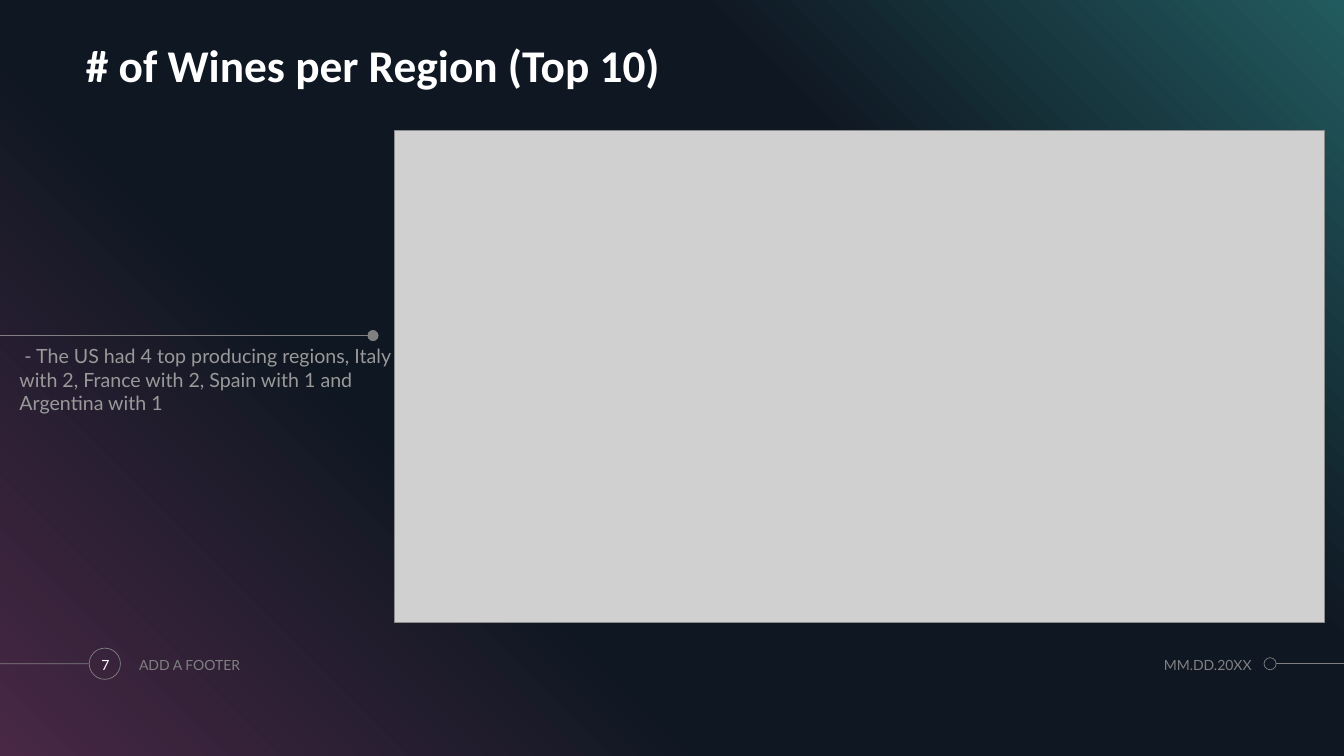
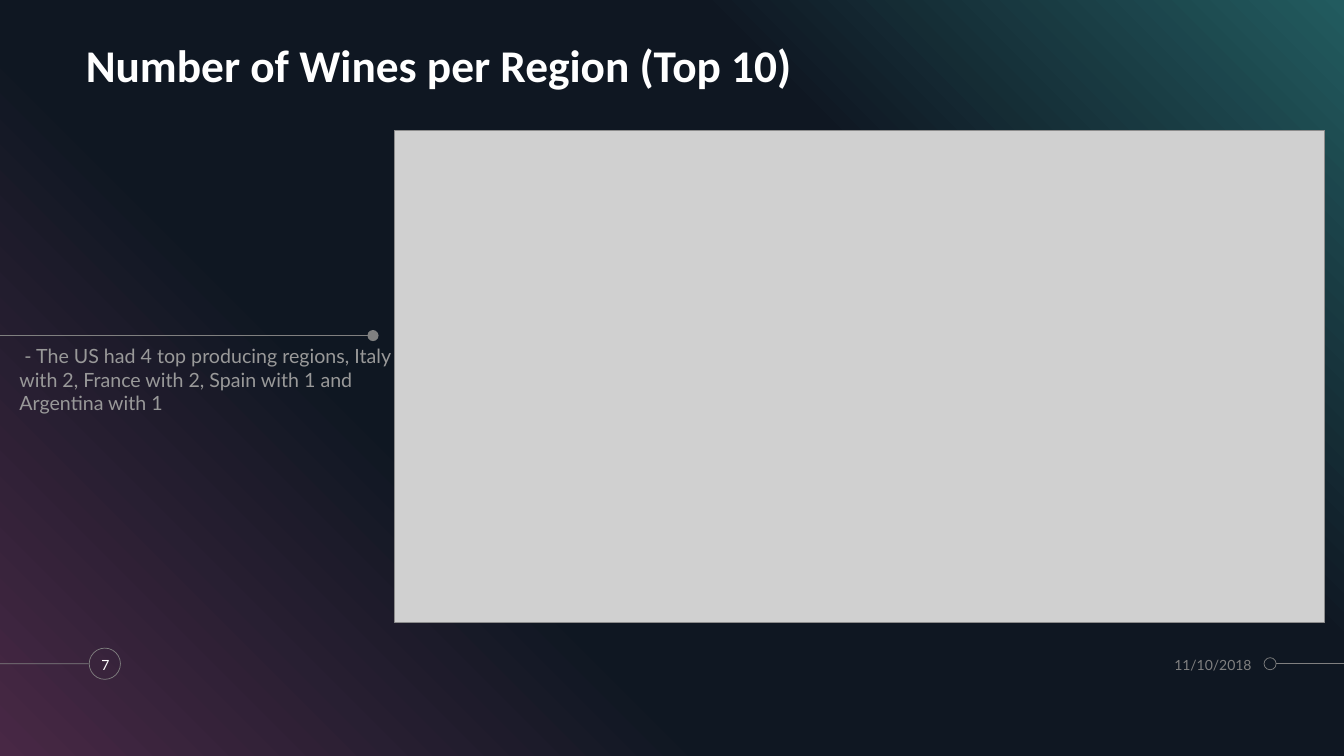
Before and after one commit to madengr00/PourTaste, a slide deck: slide 7 of Output/pourtaste_3.pptx. Drawn at 1344x756 pixels with LibreOffice and Linux fonts; fonts in the diff are those of the drawing; grey boxes stand for pictures. Boxes give left, top, right and bottom in pixels: in the first picture for what was removed or moved away, otherwise in the second. Text is boxed around its words. In the diff, an @@ line names an element or a change of style, - is before the commit and + after.

```diff
--- a/Output/pourtaste_3.pptx
+++ b/Output/pourtaste_3.pptx
@@ title at <box>86,48,791,90</box>: text changed @@
-# of Wines per Region (Top 10)
+Number of Wines per Region (Top 10)
@@ text removed at <box>139,660,240,670</box> @@
-ADD A FOOTER
@@ text at <box>1174,660,1251,671</box>: text changed @@
-MM.DD.20XX
+11/10/2018
```
Also in this commit, not shown: 17 other slides changed, 2 slides added, 1 slide removed, 2 other files.
